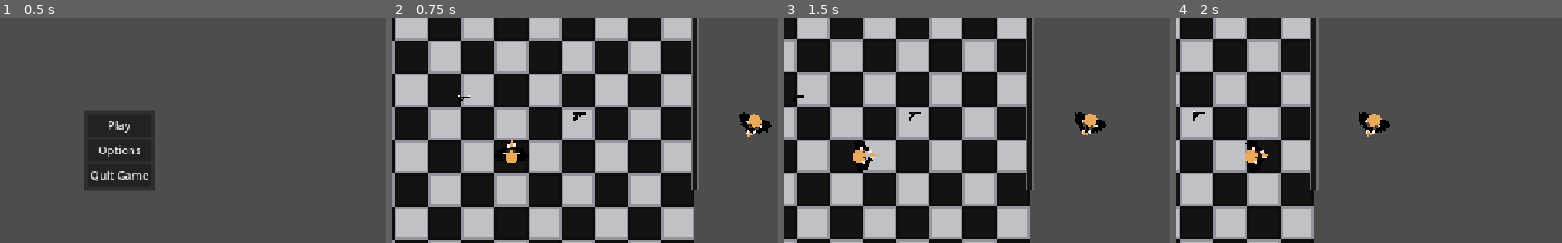
Above: before the commit, frames 1-4 (left to right).
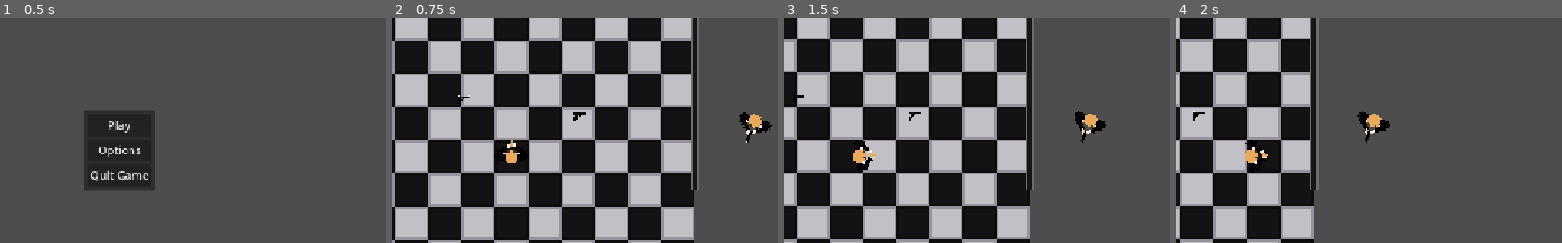
Above: after the commit, the same moments.

Repository: sparkworm/STATE
Game: Godot game, scene res://scenes/game.tscn
The game is run twice, just before and just after one commit, with the same random seed, the same clock (stepped at 60 frames per second) and the same inputs.
Inputs (mouse positions are % of the whole screen's width and height, from its top left):
- Up to frame 1 (0.5 s): no input
- Up to frame 2 (0.75 s): click "Play" at 0.5 s
- Up to frame 3 (1.5 s): tap Enter at 1.25 s; move the mouse to (71, 45) at 1.27 s; press the mouse at (71, 45) at 1.28 s; hold D (move_right) from 1.28 s (still down)
- Up to frame 4 (2 s): keep holding D (move_right)
The pictures show only the part of the screen within x 33-83%, y 21-71%; the shares and areas given below are measured in that part.

Frame 1 is identical in both runs. In frame 2, 0.1% of the frame differs, in the area x 89-98%, y 41-56%; in frame 3, less than 0.1%; in frame 4, 0.1%, in the area x 46-55%, y 41-56%.

Commit message:
Improved further on Guard's state machine

Diff:
--- a/project_time.json
+++ b/project_time.json
@@ -1,14 +1,14 @@
 {
-  "2D": 11994.0,
+  "2D": 12107.0,
   "3D": 0.0,
   "ASSETLIB": 28.0,
-  "GAME": 8634.0,
-  "SCRIPT": 49835.0,
+  "GAME": 9259.0,
+  "SCRIPT": 52666.0,
   "current_screen": "Script",
-  "external_time": 25249.0,
+  "external_time": 26580.0,
   "idle_time": 217.0,
   "idle_time_out": 5.0,
-  "project_time": 70508.0,
+  "project_time": 74077.0,
   "rest_time_enabled": false,
   "rest_time_value": 15.0
 }
--- a/scenes/characters/guard_01.tscn
+++ b/scenes/characters/guard_01.tscn
@@ -1,8 +1,9 @@
-[gd_scene load_steps=10 format=3 uid="uid://cjkq64ugh8t4k"]
+[gd_scene load_steps=11 format=3 uid="uid://cjkq64ugh8t4k"]
 
 [ext_resource type="PackedScene" uid="uid://bou5t0p158o7h" path="res://scenes/parent/character.tscn" id="1_367j4"]
 [ext_resource type="Texture2D" uid="uid://drgyodho8wjm6" path="res://textures/character/shoulders_1.png" id="2_2gffd"]
 [ext_resource type="PackedScene" uid="uid://c7eup1hsit4r" path="res://scenes/wieldable/glock_17.tscn" id="2_5a511"]
+[ext_resource type="PackedScene" uid="uid://dymb8c6bx25oj" path="res://scenes/components/line_of_sight_check.tscn" id="3_j2y55"]
 [ext_resource type="Texture2D" uid="uid://dgey3cy1dkivx" path="res://textures/character/arms_1.png" id="3_tyweb"]
 [ext_resource type="Texture2D" uid="uid://d0gk2kblt6qpi" path="res://textures/character/head_1.png" id="4_5a511"]
 [ext_resource type="Script" uid="uid://c2hr3xp4wr5mq" path="res://scenes/components/state_machine/state_machine.gd" id="5_tyweb"]
@@ -14,9 +15,7 @@
 character_name = "Guard"
 starting_item = ExtResource("2_5a511")
 
-[node name="LineOfSightCheck" type="RayCast2D" parent="." index="1"]
-top_level = true
-collision_mask = 3
+[node name="LineOfSightCheck" parent="." index="1" instance=ExtResource("3_j2y55")]
 
 [node name="Torso" parent="Body" index="1"]
 texture = ExtResource("2_2gffd")
@@ -24,6 +23,9 @@
 [node name="Arms" parent="Body/Torso" index="0"]
 position = Vector2(1, 0)
 texture = ExtResource("3_tyweb")
+
+[node name="ItemHolder" parent="Body/Torso/Arms" index="0"]
+position = Vector2(5, 0)
 
 [node name="Head" parent="Body" index="2"]
 texture = ExtResource("4_5a511")
@@ -48,4 +50,6 @@
 
 [node name="PursueState" parent="Controller" index="1" instance=ExtResource("8_j2y55")]
 
-[node name="AttackState" parent="Controller" index="2" instance=ExtResource("9_jh88t")]
+[node name="AttackState" parent="Controller" index="2" node_paths=PackedStringArray("los_check", "pursue_state") instance=ExtResource("9_jh88t")]
+los_check = NodePath("../../LineOfSightCheck")
+pursue_state = NodePath("../PursueState")
--- a/scenes/characters/player_controller.gd
+++ b/scenes/characters/player_controller.gd
@@ -12,9 +12,7 @@
 	player_inventory.inventory_changed.connect(MessageBus.update_hud.emit)
 
 func _physics_process(delta: float) -> void:
-	body.head_and_torso_look_towards(body.get_global_mouse_position())
-	## NOTE: might even move this to Character's _physics_process()
-	player.update_move_collision()
+	player.face_towards(body.get_global_mouse_position())
 	handle_movement(delta)
 
 func _process(_delta: float) -> void:
--- a/scenes/components/state_machine/attack_state.gd
+++ b/scenes/components/state_machine/attack_state.gd
@@ -1,10 +1,38 @@
 class_name AttackState
 extends State
 
+## Used to check line of sight to player.  If player is NOT in LOS, then transition to pursuing
+@export var los_check: LineOfSightCheck
+## The maximum distance the enemy can be for the guard to initiate an attack.  Any further and
+## the guard will merely pursue
+@export var attack_distance: float = 200
+
+@export_category("Other States")
+@export var pursue_state: State
+
+## The Character that target is attempting to attack.  Should always be provided when
+## AttackState is entered
+var attack_target: Character = null
+## The weapon held by target.
+## NOTE: if there are to be other weapon types this should be revised
+var weapon_held: WieldableGun
+
+func _set_target(new_value) -> void:
+	super._set_target(new_value)
+	if not target is Character:
+		push_error("WARNING: AttackState only meant to be used with Character as target")
 
 ## State equivalent of _process().  Only called when state is active
 func _update(_delta: float) -> void:
-	pass
+	# If the player has gone out of line of sight, switch to purusing.
+	if not los_check.check_line_of_sight(target, attack_target):
+		# NOTE: passing a greater number of parameters than specified
+		state_changed.emit(pursue_state, {"pursue_target":attack_target})
+	target.face_towards(attack_target.global_position)
+	## TODO: Add functionality for fully-automatic weapons
+	if weapon_held.can_use():
+		weapon_held._start_use()
+
 
 ## State equivalent of _physics_process().  Only called when state is active
 func _physics_update(_delta: float) -> void:
@@ -12,7 +40,11 @@
 
 ## Called when the state is made active
 func _enter(args:={}) -> void:
-	pass
+	if args.has("attack_target") and args["attack_target"] != null:
+		attack_target = args["attack_target"]
+		weapon_held = target.get_item_held()
+	else:
+		push_error("WARNING: attack_target is either unspecified or null")
 
 ## Called before state is made inactive
 func _exit() -> void:
--- a/scenes/components/state_machine/guard_state.gd
+++ b/scenes/components/state_machine/guard_state.gd
@@ -7,7 +7,7 @@
 ## state
 @export var vision_cone: Area2D
 ## A raycast for testing if there is line of sight with a given character
-@export var los_check: RayCast2D
+@export var los_check: LineOfSightCheck
 ## The maximum distance the enemy can be for the guard to initiate an attack.  Any further and
 ## the guard will merely pursue
 @export var attack_distance: float = 200
@@ -20,9 +20,10 @@
 
 var enemy_is_in_vision_cone: bool = false
 
-func _ready() -> void:
+func _set_target(new_value) -> void:
+	super._set_target(new_value)
 	if not target is Character:
-		print("WARNING: Guard State only meant to be used with Character as target")
+		push_error("WARNING: GuardState only meant to be used with Character as target")
 
 ## State equivalent of _process().  Only called when state is active
 func _update(_delta: float) -> void:
@@ -37,14 +38,8 @@
 	pass
 
 func player_in_vision(body: Node2D) -> void:
-	# check line of sight to player
-	los_check.global_position = target.global_position
-	los_check.target_position = body.global_position - target.global_position
-	los_check.force_raycast_update()
-	var first_hit: Node2D = los_check.get_collider()
-	print(first_hit)
 	# if there is line of sight to the player
-	if first_hit != null and first_hit.is_in_group("player"):
+	if los_check.check_line_of_sight(target, body):
 		if abs((body.global_position - target.global_position).length()) <= attack_distance:
 			state_changed.emit(attack_state, {"attack_target":body})
 		else:
--- a/scenes/components/state_machine/pursue_state.gd
+++ b/scenes/components/state_machine/pursue_state.gd
@@ -1,3 +1,5 @@
+## TODO: Create a separate state for going to the last known position of a player as opposed to
+## pursuing them while they are in line of sight
 class_name PursueState
 extends State
 
--- a/scenes/components/state_machine/state_machine.gd
+++ b/scenes/components/state_machine/state_machine.gd
@@ -16,7 +16,7 @@
 			# connect state's state_changed signal so that it may initiate a state change
 			state.state_changed.connect(change_state_to)
 			# set state's target so that it may actually perform actions with said target
-			state.target = target
+			state._set_target(target)
 	if active_state != null:
 		change_state_to(active_state)
 	else:
--- a/scenes/levels/test_level.tscn
+++ b/scenes/levels/test_level.tscn
@@ -66,4 +66,4 @@
 
 [node name="Guard01" parent="Characters" index="5" instance=ExtResource("5_48ne7")]
 position = Vector2(117, -17)
-rotation = 1.91967
+rotation = 1.94912
--- a/scenes/parent/character.gd
+++ b/scenes/parent/character.gd
@@ -29,7 +29,6 @@
 func _ready() -> void:
 	# set starting item
 	if starting_item != null:
-		print("Giving player starting item")
 		body.set_item_held(starting_item.instantiate())
 
 	cpt_health.health_depleted.connect(queue_free)
@@ -47,6 +46,10 @@
 ## TODO: Drop old item instead of merely deleting it.
 func set_item_held(new_item: Wieldable) -> void:
 	body.set_item_held(new_item)
+
+func face_towards(dir: Vector2) -> void:
+	body.head_and_torso_look_towards(dir)
+	update_move_collision()
 
 ## Moves the CollisionShape to match the rotation of the torso sprite
 func update_move_collision() -> void:
@@ -78,6 +81,7 @@
 				#player.inventory.individual_ammo[weapon.ID] -= 1 # how did this even work?
 				inventory.decrement_ammo(Globals.WeaponAmmo[weapon.ID])
 				weapon.round_reload()
+		## TODO: fix this so that NPCs reloading don't fuck up the HUD
 		MessageBus.update_hud.emit()
 		return true
 
--- a/scenes/parent/state.gd
+++ b/scenes/parent/state.gd
@@ -17,6 +17,9 @@
 func _physics_update(_delta: float) -> void:
 	pass
 
+func _set_target(new_value: Node) -> void:
+	target = new_value
+
 ## Called when the state is made active
 func _enter(args:={}) -> void:
 	pass
